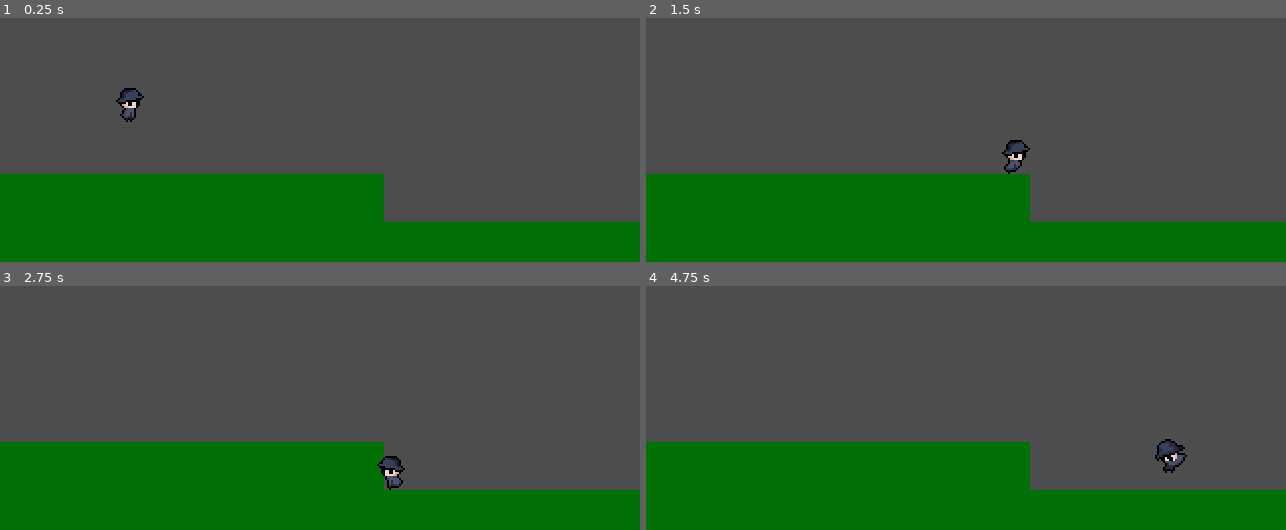
Above: before the commit, frames 1-4 (two rows, left to right).
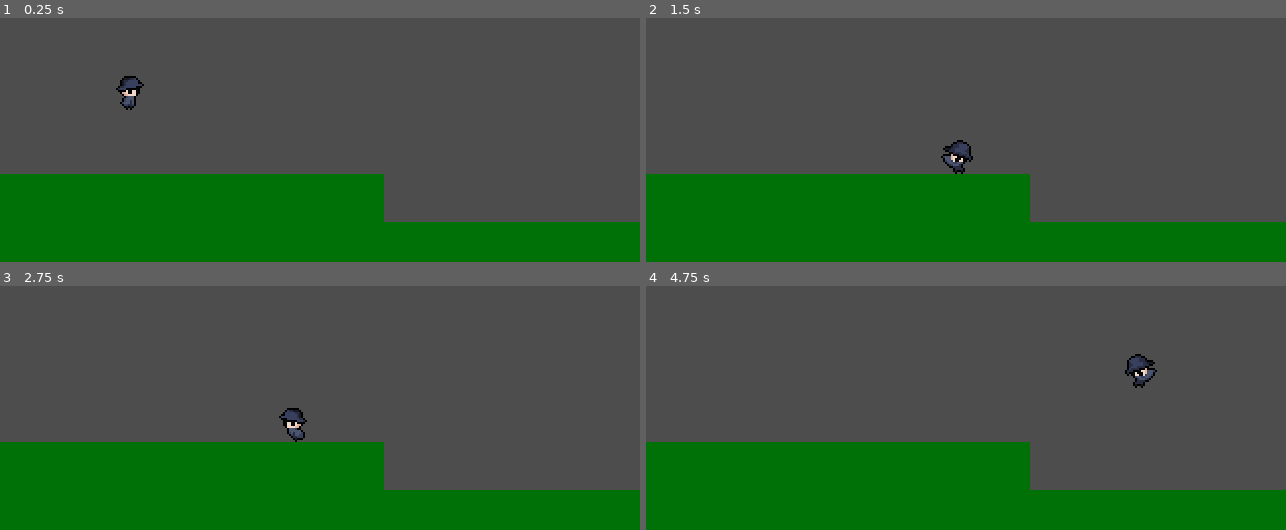
Above: after the commit, the same moments.

Repository: jokw1228/I-Wanna-Be-The-Um
Game: Godot game, scene res://Scenes/DemoScene.tscn
The game is run twice, just before and just after one commit, with the same random seed, the same clock (stepped at 60 frames per second) and the same inputs.
Inputs:
- Up to frame 1 (0.25 s): no input
- Up to frame 2 (1.5 s): hold Right (move_right) from 0.53 s (still down); tap Up (jump) at 0.6, 0.77, 1.07, 1.35 s
- Up to frame 3 (2.75 s): tap Up (jump) at 1.52, 1.82, 2.1 s; release Right (move_right) at 2.03 s; hold Left (move_left) from 2.03 s (still down)
- Up to frame 4 (4.75 s): release Left (move_left) at 2.78 s; hold Right (move_right) 2.78-4.28 s; tap Up (jump) at 2.85, 3.02, 3.32, 3.6, 3.77, 4.07, 4.35, 4.52 s; hold Left (move_left) from 4.28 s (still down)

The runs differ from the first frame. In frame 1, 0.4% of the frame differs, in the area x 18-23%, y 23-43%; in frame 2, 0.6%; in frame 3, 0.6%; in frame 4, 0.7%, in the area x 74-85%, y 27-77%.

Commit message:
Player 조작감 변경

Diff:
--- a/Scenes/Player/Player.tscn
+++ b/Scenes/Player/Player.tscn
@@ -103,12 +103,13 @@
 
 [node name="Player" type="CharacterBody2D" node_paths=PackedStringArray("AnimatedSprite2D_node", "UmAnimatedSprite2D_node")]
 script = ExtResource("1_r2ilq")
-max_jump_height = 50.0
-min_jump_height = 25.0
-double_jump_height = 35.0
+max_jump_height = 40.0
+min_jump_height = 20.0
+double_jump_height = 30.0
 jump_duration = 0.4
 max_jump_amount = 2
 max_acceleration = 2000
+friction = 30
 AnimatedSprite2D_node = NodePath("PlayerAnimatedSprite2D")
 UmAnimatedSprite2D_node = NodePath("UmAnimatedSprite2D")
 
